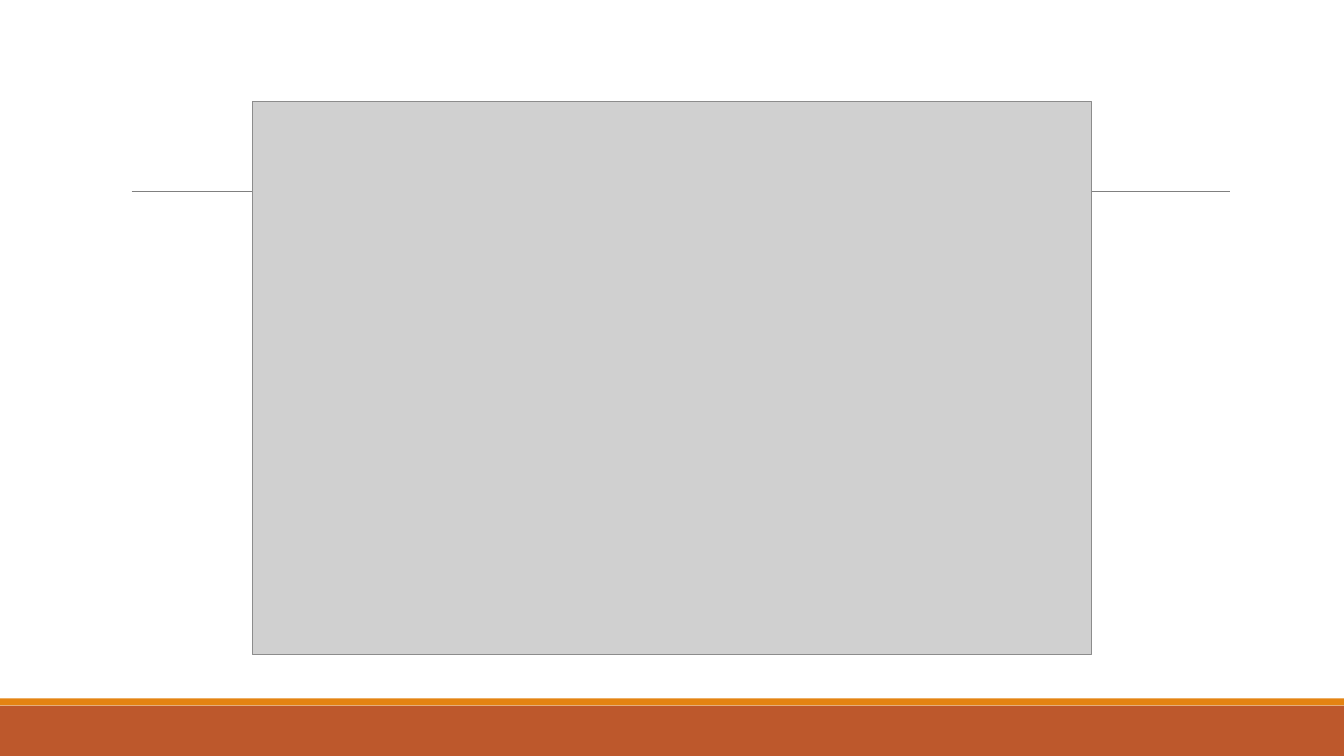
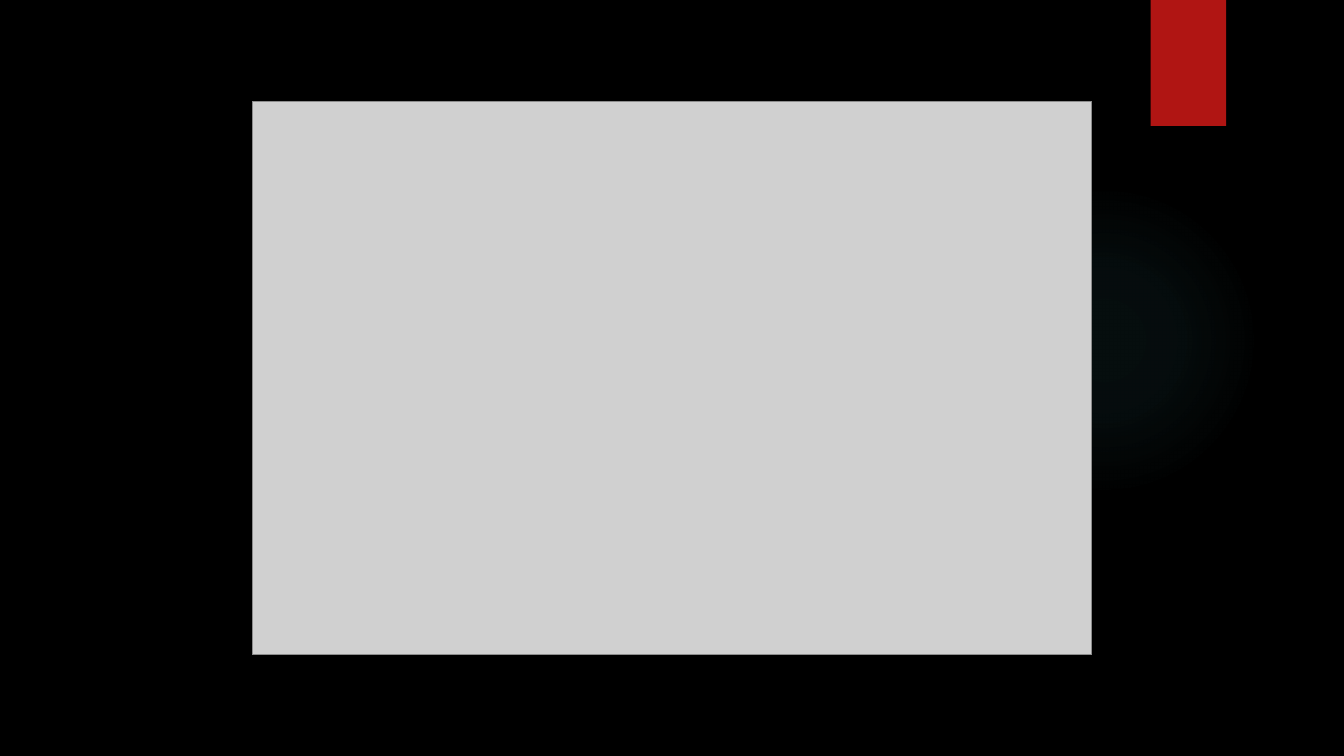
Before and after one commit to mchowdhury91/MAC286Stocks, a slide deck: slide 7 of Reversal New Highs.pptx. Drawn at 1344x756 pixels with LibreOffice and Linux fonts; fonts in the diff are those of the drawing; grey boxes stand for pictures; background and template pictures are left out. Boxes give left, top, right and bottom in pixels: in the first picture for what was removed or moved away, otherwise in the second. Text is boxed around its words. In the diff, an @@ line names an element or a change of style, - is before the commit and + after.

```diff
--- a/Reversal New Highs.pptx
+++ b/Reversal New Highs.pptx
@@ background #FFFFFF to picture (left out) @@
@@ rectangle added at bbox=[1150, 0, 1226, 126], fill #B01513 @@
@@ line removed from (132, 192) to (1231, 192) @@
@@ ellipse added at bbox=[949, 185, 1259, 495], fill gradient #50B9C1 @@
@@ rectangle removed at bbox=[0, 706, 1344, 756] @@
@@ rectangle removed at bbox=[0, 699, 1344, 706] @@
```
Also in this commit, not shown: 8 other slides changed.
